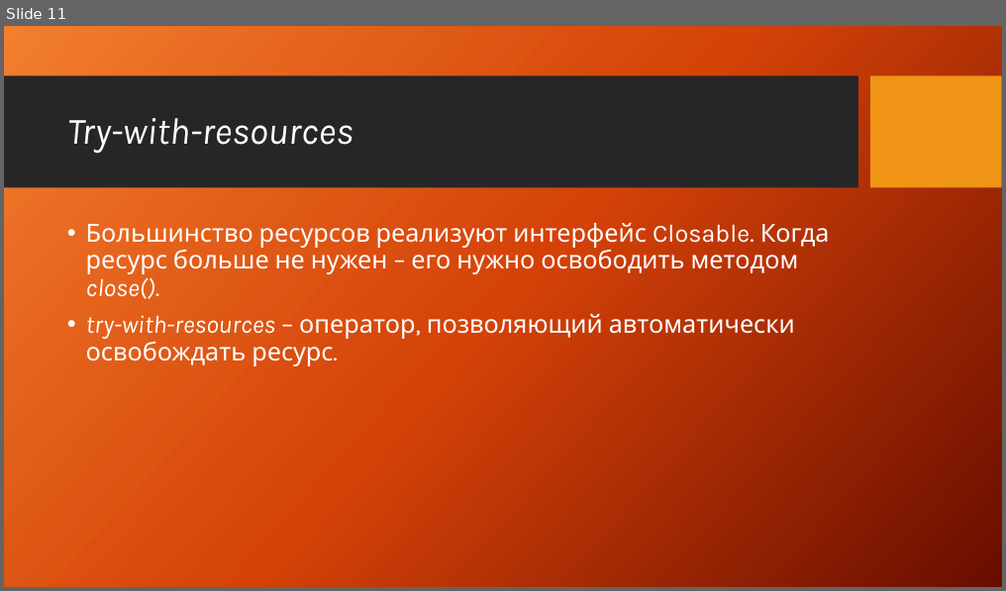
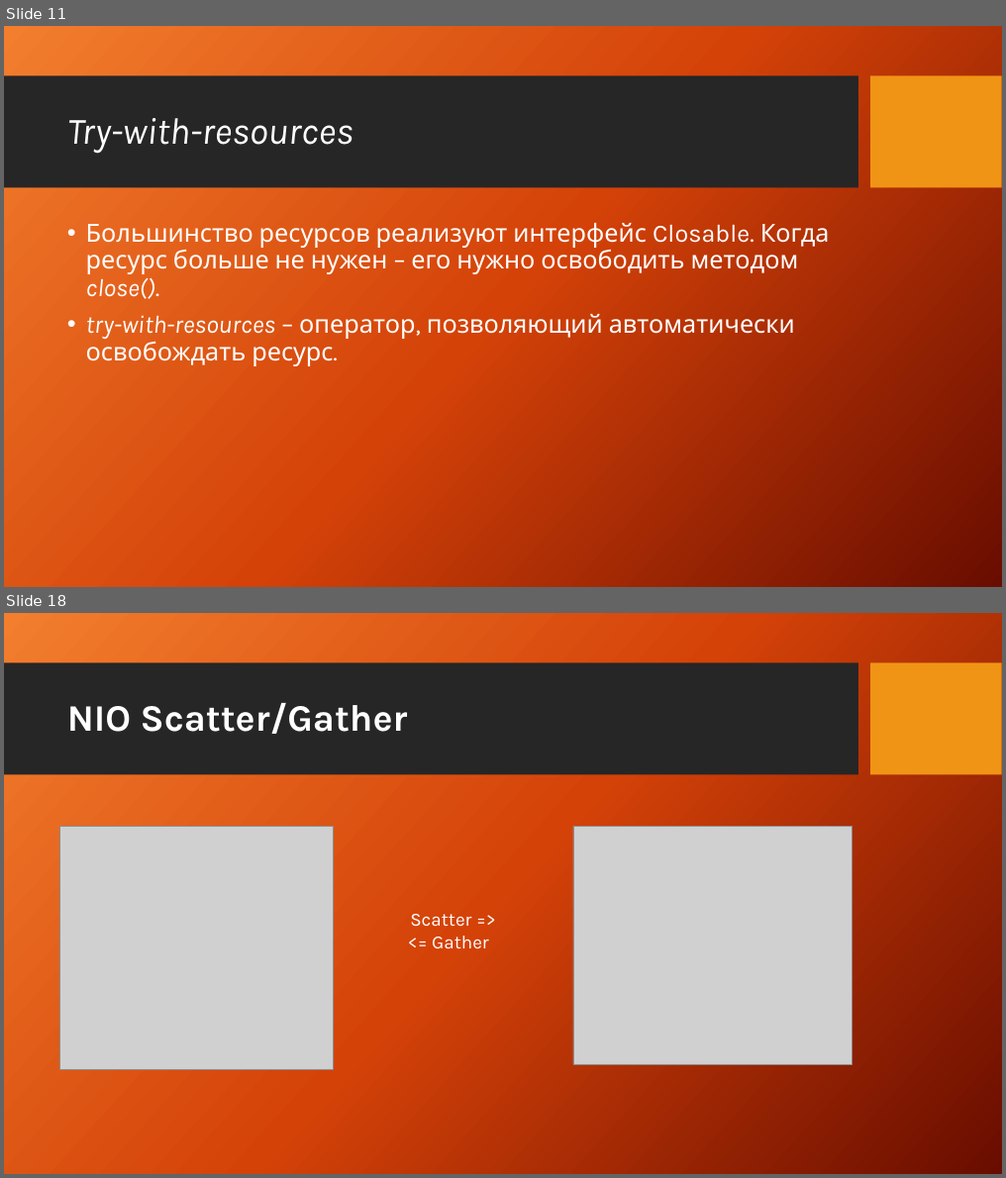
Before and after one commit to XLelarX/Courses, a slide deck: io/presentation.pptx. Shown one above the other, each under a label of ours: slide 11 before the commit, slides 11 and 18 after it; the slides between them are not shown. The pictures are 1006x591 and 1006x1178 pixels, drawn with LibreOffice and Linux fonts; fonts in the diff are those of the drawing; grey boxes stand for pictures; background and template pictures are left out. Boxes give left, top, right and bottom in pixels: in the first picture for what was removed or moved away, otherwise in the second. Text is boxed around its words. In the diff, an @@ line names an element or a change of style, - is before the commit and + after.

```diff
--- a/io/presentation.pptx
+++ b/io/presentation.pptx
@@ slide 18 added at bbox=[4, 613, 1002, 1174], background picture (left out); not listed: 2 template elements that a slide beside it also shows @@
@@ title added at bbox=[67, 703, 408, 734], 36 pt, text #FFFFFF, bold @@
+NIO Scatter/Gather
@@ picture added at bbox=[59, 827, 333, 1069] @@
@@ picture added at bbox=[573, 827, 853, 1065] @@
@@ text added at bbox=[410, 914, 489, 950], 18 pt, text #FFFFFF @@
+Scatter =>
+<= Gather
```
Also in this commit, not shown: 12 slides changed, 8 other slides added, 4 other files.
